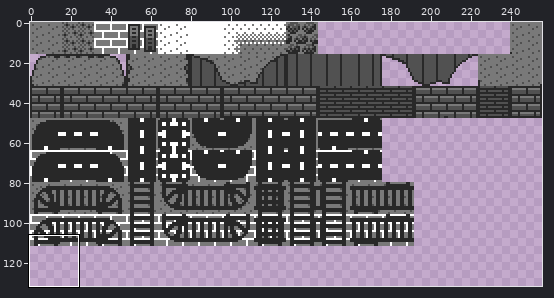
Two states of a sprite sheet, resources/tilesets/tiled_files/owt.png. The first picture is a wide view before the edit; the outline marks the close-up.
Close-up. Before the edit:
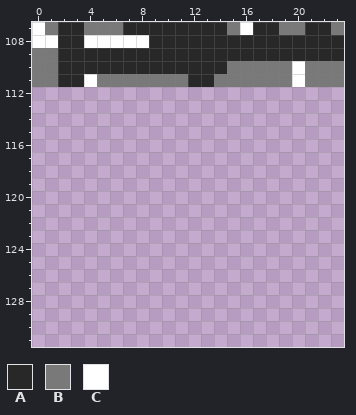
The file is 256x2048 pixels. Shown: x 0..23, y 107..131. The wide view leaves out empty margins. The commit also changed other parts of the picture, which this record leaves out.
Palette (. is transparent): A #282828  B #797979  C #ffffff
Pixels before, first column x 0:
107 CBAABBBAAAAAAAABCAABBAAB
108 CCAACCCCCAAAAAAAAAAAAAAA
109 BBAAAAAAAAAAAAAAAAAAAAAA
110 BBAAAAAAAAAAAAABBBBBCBBB
111 BBAACBBBBBBBAABBBBBBCBBB
The same view after the edit:
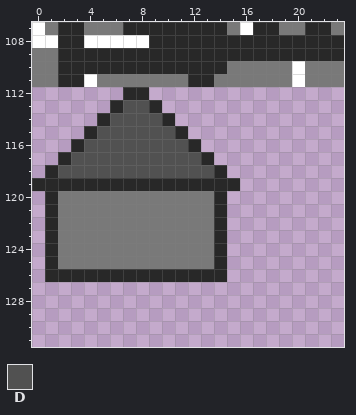
Colours new in this view: D #515151
What changed:
Changed rows in their new state; - is an unchanged pixel.
first column x 0:
112 -------AA-------
113 ------ADDA------
114 -----ADDDDA-----
115 ----ADDDDDDA----
116 ---ADDDDDDDDA---
117 --ADDDDDDDDDDA--
118 -ADDDDDDDDDDDDA-
119 AAAAAAAAAAAAAAAA
120 -ABBBBBBBBBBBBA-
121 -ABBBBBBBBBBBBA-
122 -ABBBBBBBBBBBBA-
123 -ABBBBBBBBBBBBA-
124 -ABBBBBBBBBBBBA-
125 -ABBBBBBBBBBBBA-
126 -AAAAAAAAAAAAAA-
Where, in picture pixels (left, top, right, bottom), the same in both close-ups:
added: (32, 87, 240, 282)
